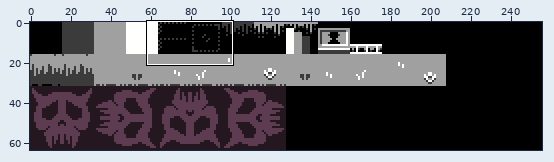
Pixel-art file, stored at art/tilesets/map_tiles.aseprite. The picture above shows the old version from afar; the outline marks the close-up.
Close-up. Before:
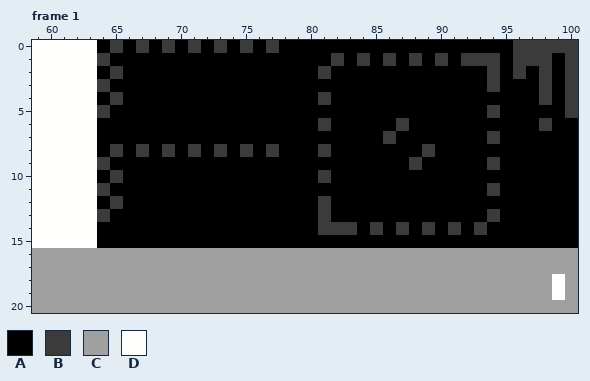
256x64 pixels, 4 frames. Shown: frame 1: x 59..100, y 0..20. The commit also changed other frames or places, which this record leaves out.
Visible layers, top first: "Darkest", "Darker", "Dark", "Base".
Palette (. is transparent): A #000000  B #3b3b3b  C #a0a0a0  D #fffffe
Pixels before, frame 1, first column x 59:
 0 DDDDDABABABABABABABAAAAAAAAAAAAAAAAAABBBBB
 1 DDDDDBAAAAAAAAAAAAAAAAABABABABABABBBABBBAB
 2 DDDDDABAAAAAAAAAAAAAAABAAAAAAAAAAAABABABAB
 3 DDDDDBAAAAAAAAAAAAAAAAAAAAAAAAAAAAABAAABAB
 4 DDDDDABAAAAAAAAAAAAAAABAAAAAAAAAAAAAAAABAB
 5 DDDDDBAAAAAAAAAAAAAAAAAAAAAAAAAAAAABAAAAAB
 6 DDDDDAAAAAAAAAAAAAAAAABAAAAABAAAAAAAAAABAA
 7 DDDDDAAAAAAAAAAAAAAAAAAAAAABAAAAAAABAAAAAA
 8 DDDDDABABABABABABABAAABAAAAAAABAAAAAAAAAAA
 9 DDDDDBAAAAAAAAAAAAAAAAAAAAAAABAAAAABAAAAAA
10 DDDDDABAAAAAAAAAAAAAAABAAAAAAAAAAAAAAAAAAA
11 DDDDDBAAAAAAAAAAAAAAAAAAAAAAAAAAAAABAAAAAA
12 DDDDDABAAAAAAAAAAAAAAABAAAAAAAAAAAAAAAAAAA
13 DDDDDBAAAAAAAAAAAAAAAABAAAAAAAAAAAABAAAAAA
14 DDDDDAAAAAAAAAAAAAAAAABBBABABABABABAAAAAAA
15 DDDDDAAAAAAAAAAAAAAAAAAAAAAAAAAAAAAAAAAAAA
16 CCCCCCCCCCCCCCCCCCCCCCCCCCCCCCCCCCCCCCCCCC
17 CCCCCCCCCCCCCCCCCCCCCCCCCCCCCCCCCCCCCCCCCC
18 CCCCCCCCCCCCCCCCCCCCCCCCCCCCCCCCCCCCCCCCDC
19 CCCCCCCCCCCCCCCCCCCCCCCCCCCCCCCCCCCCCCCCDC
20 CCCCCCCCCCCCCCCCCCCCCCCCCCCCCCCCCCCCCCCCCC
The result:
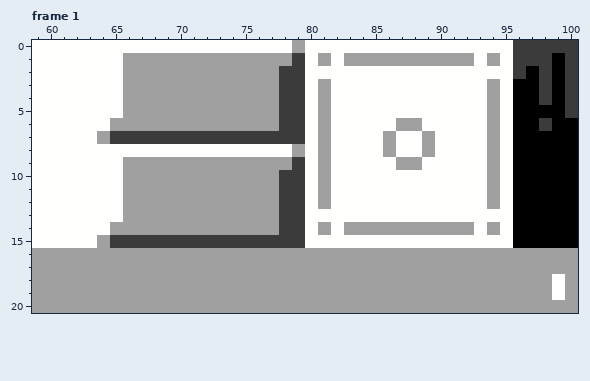
Change:
layer "Dark" now hidden
layer "Darker" now hidden
layer "Darkest" now hidden
Frame 1:
Colour A gives way to colour B in row 1 at x 79; in rows 2 to 6 at x 78 to 79; in row 7 at x 65 to 79; in row 9 at x 79; in rows 10 to 14 at x 78 to 79; in row 15 at x 65 to 79.
Colour A gives way to colour C in row 0 at x 79; in row 1 at x 66 to 78, 81, 83, 85, 87, 89 and 91; in row 2 at x 66 to 77; in row 3 at x 66 to 77 and 81; in row 4 at x 66 to 77 and 94; in row 5 at x 66 to 77 and 81.
Colour A gives way to colour C in row 6 at x 65 to 77, 88 and 94; in row 7 at x 64, 81 and 89; in row 8 at x 79, 86 and 94; in row 9 at x 66 to 78, 81 and 87; in row 10 at x 66 to 77 and 94; in row 11 at x 66 to 77 and 81.
Colour A gives way to colour C in row 12 at x 66 to 77 and 94; in row 13 at x 66 to 77; in row 14 at x 65 to 77, 84, 86, 88, 90, 92 and 94; in row 15 at x 64.
Colour B gives way to colour C in row 1 at x 84, 86, 88, 90, 92 and 94; in row 3 at x 94; in row 4 at x 81; in row 5 at x 94; in row 6 at x 81 and 87; in row 7 at x 86 and 94.
Colour B gives way to colour C in row 8 at x 81 and 89; in row 9 at x 88 and 94; in row 10 at x 81; in row 11 at x 94; in row 12 at x 81; in row 14 at x 81, 83, 85, 87, 89 and 91.
Colour A gives way to colour D in row 0 at x 64, 66, 68, 70, 72, 74, 76, 78 and 80 to 95; in row 1 at x 65, 80 and 95; in row 2 at x 64, 80, 82 to 93 and 95; in row 3 at x 65, 80, 82 to 93 and 95; in row 4 at x 64, 80, 82 to 93 and 95; in row 5 at x 65, 80, 82 to 93 and 95.
Colour A gives way to colour D in row 6 at x 64, 80, 82 to 86, 89 to 93 and 95; in row 7 at x 80, 82 to 85, 87 to 88, 90 to 93 and 95; in row 8 at x 64, 66, 68, 70, 72, 74, 76, 78, 80, 82 to 85, 87 to 88, 90 to 93 and 95; in row 9 at x 65, 80, 82 to 86, 89 to 93 and 95; in row 10 at x 64, 80, 82 to 93 and 95; in row 11 at x 65, 80, 82 to 93 and 95.
Colour A gives way to colour D in row 12 at x 64, 80, 82 to 93 and 95; in row 13 at x 65, 80, 82 to 93 and 95; in row 14 at x 64, 80 and 95; in row 15 at x 80 to 95.
Colour B gives way to colour D in row 0 at x 65, 67, 69, 71, 73, 75 and 77; in row 1 at x 64, 82 and 93; in row 2 at x 65, 81 and 94; in row 3 at x 64; in row 4 at x 65; in row 5 at x 64.
Colour B gives way to colour D in row 8 at x 65, 67, 69, 71, 73, 75 and 77; in row 9 at x 64; in row 10 at x 65; in row 11 at x 64; in row 12 at x 65; in row 13 at x 64, 81 and 94.
Colour B gives way to colour D in row 14 at x 82 and 93.
Pixel boxes of the changes (left, top, right, bottom) in both close-ups:
changed: (97, 40, 513, 248)
